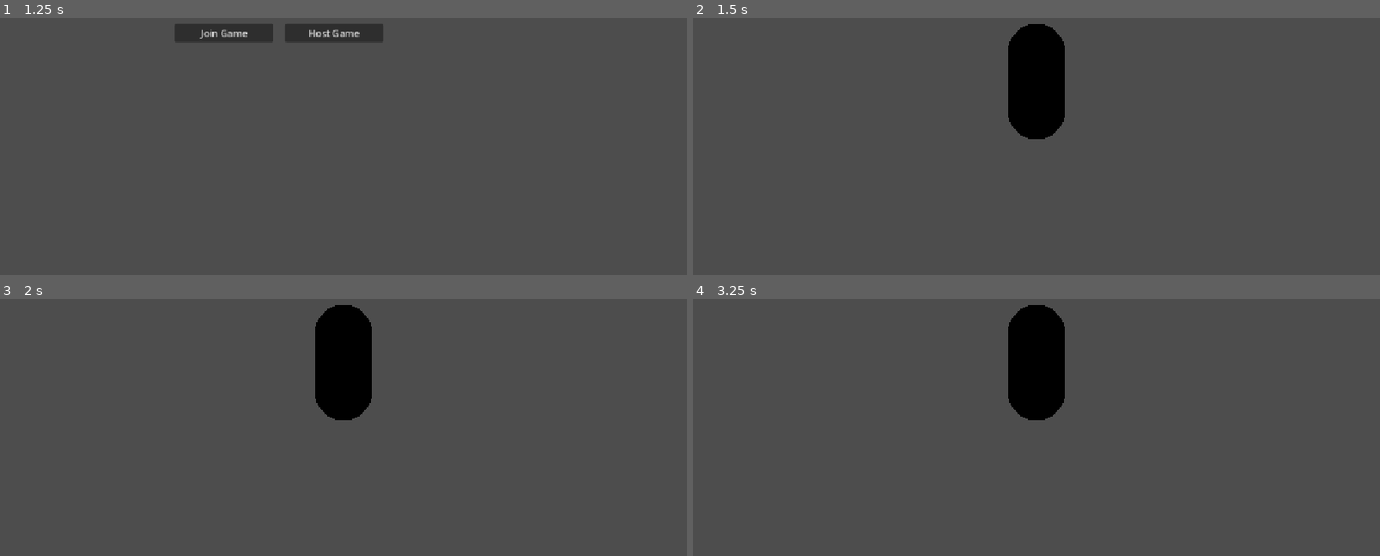
Above: before the commit, frames 1-4 (two rows, left to right).
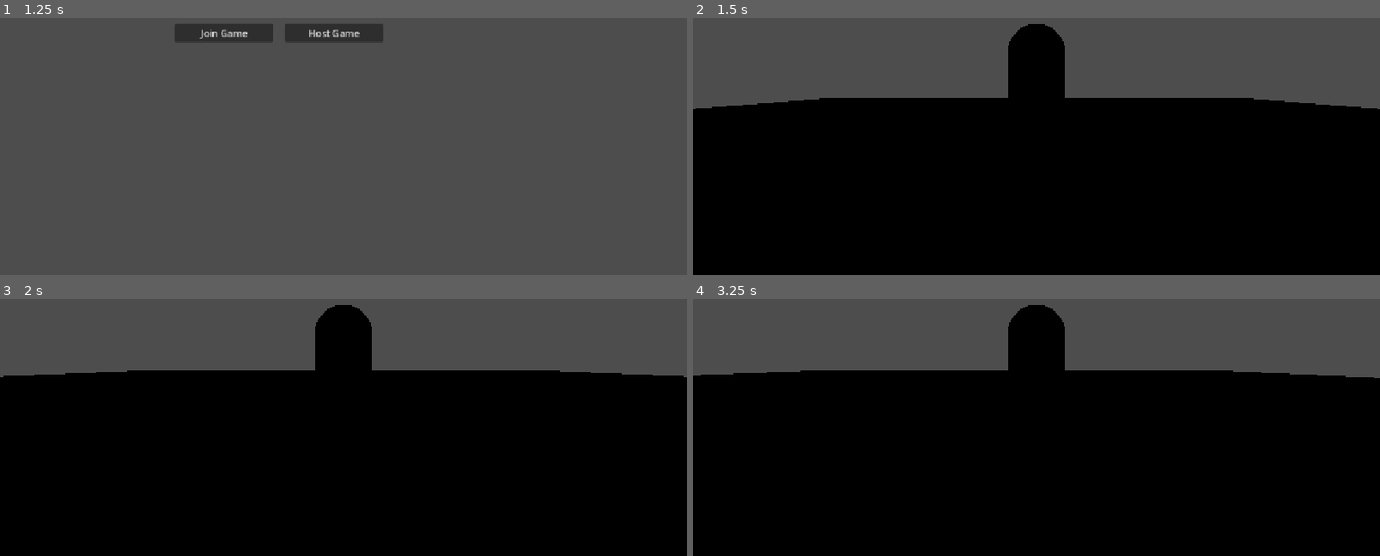
Above: after the commit, the same moments.

Repository: PuffyPufferfish0/midwest-slop-sports
Game: Godot game, scene res://scenes/main.tscn
Two runs of this game, one before a commit and one after it. Both use one fixed random seed, a clock stepped at 60 frames per second and the inputs below.
Inputs:
- Up to frame 1 (1.25 s): tap Enter (ui_accept) at 0.5, 0.6, 0.77, 1.07 s; hold D (move_right, bound only after the commit) from 0.53 s (still down)
- Up to frame 2 (1.5 s): release D (move_right, bound only after the commit) at 1.25 s; click "Host Game" at 1.25 s
- Up to frame 3 (2 s): no input
- Up to frame 4 (3.25 s): hold S (move_back, bound only after the commit) 2.03-2.78 s; tap Enter (ui_accept) at 2.1, 2.27, 2.57, 2.75, 2.85 s; hold D (move_right, bound only after the commit) from 2.78 s (still down)

Frame 1 is identical in both runs. In frame 2, 67% of the frame differs, in the area x 0-100%, y 31-100%; in frame 3, 70%, in the area x 0-100%, y 27-100%; in frame 4, 70%.

Commit message:
simulated multiplayer working. tomorrow work on camera

Diff:
--- a/midwestSlop/project.godot
+++ b/midwestSlop/project.godot
@@ -20,6 +20,29 @@
 window/stretch/mode="canvas_items"
 window/stretch/aspect="expand"
 
+[input]
+
+move_forward={
+"deadzone": 0.2,
+"events": [Object(InputEventKey,"resource_local_to_scene":false,"resource_name":"","device":-1,"window_id":0,"alt_pressed":false,"shift_pressed":false,"ctrl_pressed":false,"meta_pressed":false,"pressed":false,"keycode":0,"physical_keycode":87,"key_label":0,"unicode":119,"location":0,"echo":false,"script":null)
+]
+}
+move_back={
+"deadzone": 0.2,
+"events": [Object(InputEventKey,"resource_local_to_scene":false,"resource_name":"","device":-1,"window_id":0,"alt_pressed":false,"shift_pressed":false,"ctrl_pressed":false,"meta_pressed":false,"pressed":false,"keycode":0,"physical_keycode":83,"key_label":0,"unicode":115,"location":0,"echo":false,"script":null)
+]
+}
+move_left={
+"deadzone": 0.2,
+"events": [Object(InputEventKey,"resource_local_to_scene":false,"resource_name":"","device":-1,"window_id":0,"alt_pressed":false,"shift_pressed":false,"ctrl_pressed":false,"meta_pressed":false,"pressed":false,"keycode":0,"physical_keycode":65,"key_label":0,"unicode":97,"location":0,"echo":false,"script":null)
+]
+}
+move_right={
+"deadzone": 0.2,
+"events": [Object(InputEventKey,"resource_local_to_scene":false,"resource_name":"","device":-1,"window_id":0,"alt_pressed":false,"shift_pressed":false,"ctrl_pressed":false,"meta_pressed":false,"pressed":false,"keycode":0,"physical_keycode":68,"key_label":0,"unicode":100,"location":0,"echo":false,"script":null)
+]
+}
+
 [physics]
 
 3d/physics_engine="Jolt Physics"
--- a/midwestSlop/scenes/main.tscn
+++ b/midwestSlop/scenes/main.tscn
@@ -12,6 +12,11 @@
 script = ExtResource("1_o5qli")
 
 [node name="Level" type="Node3D" parent="." unique_id=1784503674]
+
+[node name="CSGBox3D" type="CSGBox3D" parent="Level" unique_id=136818045]
+transform = Transform3D(1, 0, 0, 0, 1, 0, 0, 0, 1, 0, -2.6738114, 0)
+use_collision = true
+size = Vector3(50, 1, 50)
 
 [node name="MultiplayerSpawner" type="MultiplayerSpawner" parent="." unique_id=1112869420]
 _spawnable_scenes = PackedStringArray("uid://cpn1tjwwxr82b")
--- a/midwestSlop/scenes/player.gd
+++ b/midwestSlop/scenes/player.gd
@@ -1,12 +1,39 @@
 extends CharacterBody3D
 
+const SPEED = 5.0
+const JUMP_VELOCITY = 4.5
+var gravity = ProjectSettings.get_setting("physics/3d/default_gravity")
+
+# This grabs the camera from your node tree
+@onready var camera = $SpringArm3D/Camera3D
+
 func _enter_tree():
-	#player network ID
 	set_multiplayer_authority(name.to_int())
 
+func _ready():
+	if is_multiplayer_authority():
+		camera.current = true
+	else:
+		camera.current = false
+
 func _physics_process(delta):
-	# If this isn't our character, don't let us move it.
 	if not is_multiplayer_authority():
 		return
 
-	# movement
+	if not is_on_floor():
+		velocity.y -= gravity * delta
+
+	if Input.is_action_just_pressed("ui_accept") and is_on_floor():
+		velocity.y = JUMP_VELOCITY
+
+	var input_dir = Input.get_vector("move_left", "move_right", "move_forward", "move_back")
+	var direction = (transform.basis * Vector3(input_dir.x, 0, input_dir.y)).normalized()
+
+	if direction:
+		velocity.x = direction.x * SPEED
+		velocity.z = direction.z * SPEED
+	else:
+		velocity.x = move_toward(velocity.x, 0, SPEED)
+		velocity.z = move_toward(velocity.z, 0, SPEED)
+
+	move_and_slide()
